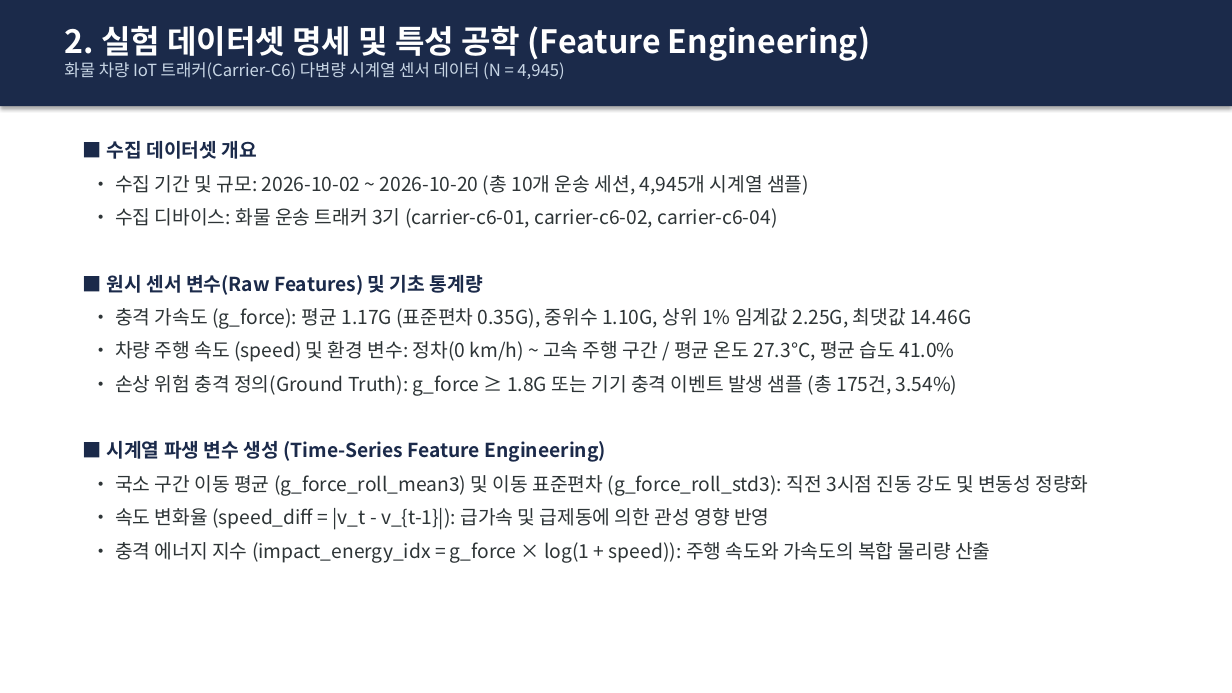
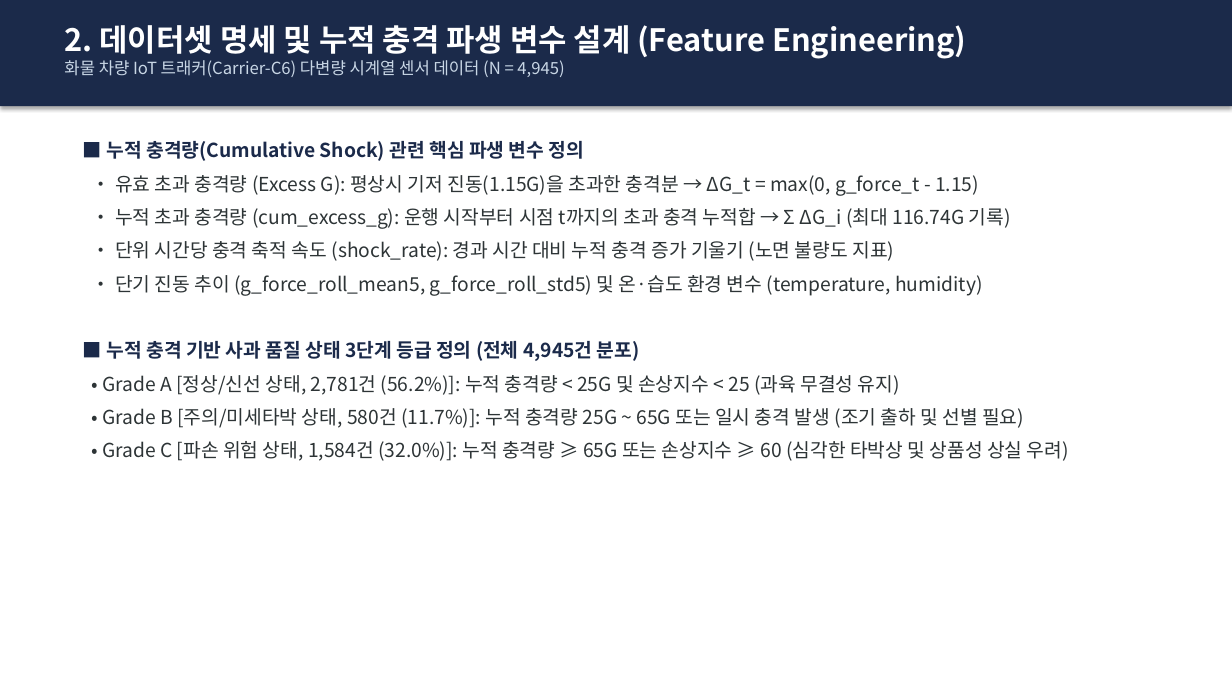
Before and after one commit to sungmin9910/prediction, a slide deck: slide 3 of 사과_운송_이상충격_예측_발표자료.pptx. Drawn at 1232x693 pixels with LibreOffice and Linux fonts; fonts in the diff are those of the drawing. Boxes give left, top, right and bottom in pixels: in the first picture for what was removed or moved away, otherwise in the second. Text is boxed around its words. In the diff, an @@ line names an element or a change of style, - is before the commit and + after.

Commit message:
feat: Update project to Cumulative Shock based Apple Quality State (Grade A/B/C) prediction

```diff
--- a/사과_운송_이상충격_예측_발표자료.pptx
+++ b/사과_운송_이상충격_예측_발표자료.pptx
@@ text at (64,25,967,59): text changed; size 25 to 24 pt @@
-2. 실험 데이터셋 명세 및 특성 공학 (Feature Engineering)
+2. 데이터셋 명세 및 누적 충격 파생 변수 설계 (Feature Engineering)
@@ text at (102,141,1069,461): text changed @@
-■ 수집 데이터셋 개요
-• 수집 기간 및 규모: 2026-10-02 ~ 2026-10-20 (총 10개 운송 세션, 4,945개 시계열 샘플)
-• 수집 디바이스: 화물 운송 트래커 3기 (carrier-c6-01, carrier-c6-02, carrier-c6-04)
-■ 원시 센서 변수(Raw Features) 및 기초 통계량
-• 충격 가속도 (g_force): 평균 1.17G (표준편차 0.35G), 중위수 1.10G, 상위 1% 임계값 2.25G, 최댓값 14.46G
-• 차량 주행 속도 (speed) 및 환경 변수: 정차(0 km/h) ~ 고속 주행 구간 / 평균 온도 27.3°C, 평균 습도 41.0%
-• 손상 위험 충격 정의(Ground Truth): g_force ≥ 1.8G 또는 기기 충격 이벤트 발생 샘플 (총 175건, 3.54%)
-■ 시계열 파생 변수 생성 (Time-Series Feature Engineering)
-• 국소 구간 이동 평균 (g_force_roll_mean3) 및 이동 표준편차 (g_force_roll_std3): 직전 3시점 진동 강도 및 변동성 정량화
-• 속도 변화율 (speed_diff = |v_t - v_{t-1}|): 급가속 및 급제동에 의한 관성 영향 반영
-• 충격 에너지 지수 (impact_energy_idx = g_force × log(1 + speed)): 주행 속도와 가속도의 복합 물리량 산출
+■ 누적 충격량(Cumulative Shock) 관련 핵심 파생 변수 정의
+• 유효 초과 충격량 (Excess G): 평상시 기저 진동(1.15G)을 초과한 충격분 → ΔG_t = max(0, g_force_t - 1.15)
+• 누적 초과 충격량 (cum_excess_g): 운행 시작부터 시점 t까지의 초과 충격 누적합 → Σ ΔG_i (최대 116.74G 기록)
+• 단위 시간당 충격 축적 속도 (shock_rate): 경과 시간 대비 누적 충격 증가 기울기 (노면 불량도 지표)
+• 단기 진동 추이 (g_force_roll_mean5, g_force_roll_std5) 및 온·습도 환경 변수 (temperature, humidity)
+■ 누적 충격 기반 사과 품질 상태 3단계 등급 정의 (전체 4,945건 분포)
+• Grade A [정상/신선 상태, 2,781건 (56.2%)]: 누적 충격량 < 25G 및 손상지수 < 25 (과육 무결성 유지)
+• Grade B [주의/미세타박 상태, 580건 (11.7%)]: 누적 충격량 25G ~ 65G 또는 일시 충격 발생 (조기 출하 및 선별 필요)
+• Grade C [파손 위험 상태, 1,584건 (32.0%)]: 누적 충격량 ≥ 65G 또는 손상지수 ≥ 60 (심각한 타박상 및 상품성 상실 우려)
```
Also in this commit, not shown: 8 other slides changed, 1 slide added, 1 slide removed, 9 other files.
